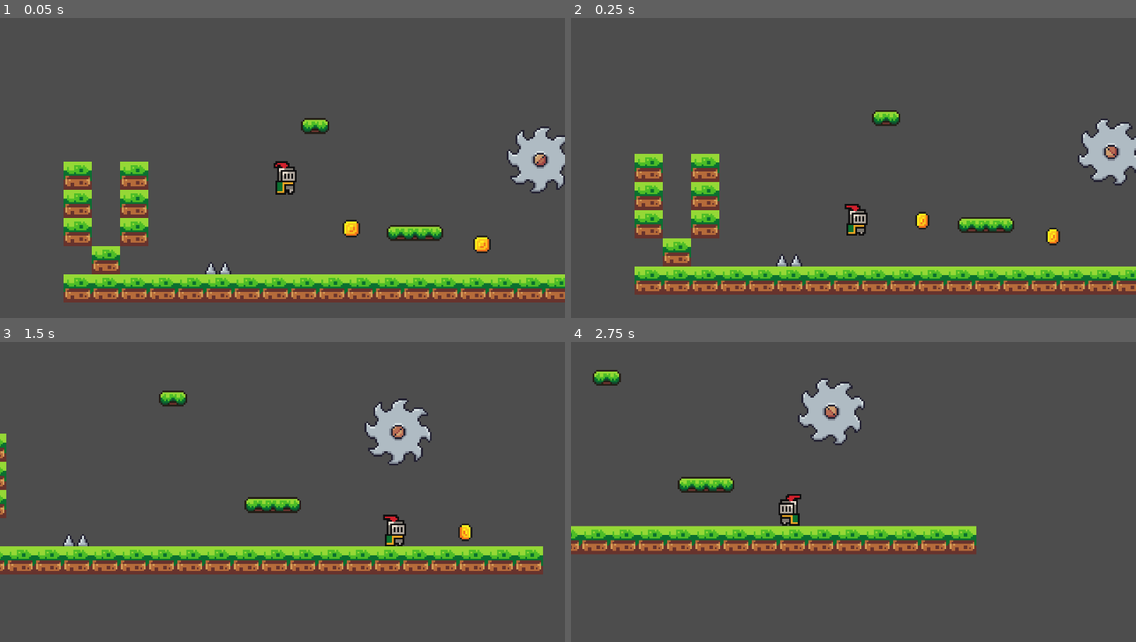
Above: before the commit, frames 1-4 (two rows, left to right).
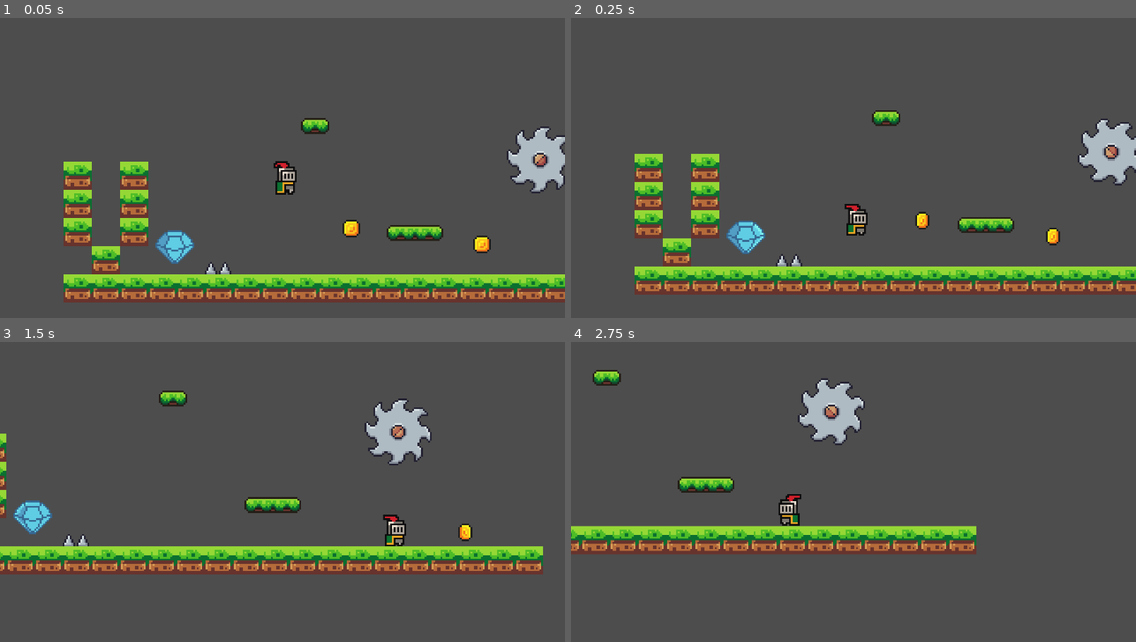
Above: after the commit, the same moments.

Repository: Parth-Agrawal2412/knight_on_the_platform_Source_code
Game: Godot game, scene res://Scenes/game.tscn
Same seed, same stepped clock (60 frames per second), same inputs: the game is played once before the commit and once after it.
Inputs:
- Up to frame 1 (0.05 s): no input
- Up to frame 2 (0.25 s): no input
- Up to frame 3 (1.5 s): hold Right (Right) from 0.53 s (still down); tap Space (Jump) at 0.77 s
- Up to frame 4 (2.75 s): tap Space (Jump) at 1.52 s; release Right (Right) at 2.03 s; hold Left (Left) from 2.03 s (still down)

The runs differ from the first frame. In frame 1, 0.5% of the frame differs, in the area x 27-35%, y 70-82%; in frame 2, 0.5%; in frame 3, 0.5%; in frame 4, nothing differs.

Commit message:
Add Diamond

Diff:
--- /dev/null
+++ b/Scenes/diamond.tscn
@@ -0,0 +1,80 @@
+[gd_scene format=3 uid="uid://eggv1uftj0oa"]
+
+[ext_resource type="Script" uid="uid://dnthtgnlrt543" path="res://Scripts/coin.gd" id="1_tjcex"]
+[ext_resource type="Texture2D" uid="uid://cgfwt0gns47bk" path="res://Assets/diamond-sh.png" id="2_tjcex"]
+
+[sub_resource type="AtlasTexture" id="AtlasTexture_04a0d"]
+atlas = ExtResource("2_tjcex")
+region = Rect2(0, 0, 32, 32)
+
+[sub_resource type="AtlasTexture" id="AtlasTexture_xpe6a"]
+atlas = ExtResource("2_tjcex")
+region = Rect2(32, 0, 32, 32)
+
+[sub_resource type="AtlasTexture" id="AtlasTexture_vxitv"]
+atlas = ExtResource("2_tjcex")
+region = Rect2(64, 0, 32, 32)
+
+[sub_resource type="AtlasTexture" id="AtlasTexture_qt87u"]
+atlas = ExtResource("2_tjcex")
+region = Rect2(96, 0, 32, 32)
+
+[sub_resource type="AtlasTexture" id="AtlasTexture_drdxg"]
+atlas = ExtResource("2_tjcex")
+region = Rect2(128, 0, 32, 32)
+
+[sub_resource type="AtlasTexture" id="AtlasTexture_vn7gf"]
+atlas = ExtResource("2_tjcex")
+region = Rect2(160, 0, 32, 32)
+
+[sub_resource type="AtlasTexture" id="AtlasTexture_s617w"]
+atlas = ExtResource("2_tjcex")
+region = Rect2(192, 0, 32, 32)
+
+[sub_resource type="AtlasTexture" id="AtlasTexture_le2ed"]
+atlas = ExtResource("2_tjcex")
+region = Rect2(224, 0, 32, 32)
+
+[sub_resource type="SpriteFrames" id="SpriteFrames_ql73s"]
+animations = [{
+"frames": [{
+"duration": 1.0,
+"texture": SubResource("AtlasTexture_04a0d")
+}, {
+"duration": 1.0,
+"texture": SubResource("AtlasTexture_xpe6a")
+}, {
+"duration": 1.0,
+"texture": SubResource("AtlasTexture_vxitv")
+}, {
+"duration": 1.0,
+"texture": SubResource("AtlasTexture_qt87u")
+}, {
+"duration": 1.0,
+"texture": SubResource("AtlasTexture_drdxg")
+}, {
+"duration": 1.0,
+"texture": SubResource("AtlasTexture_vn7gf")
+}, {
+"duration": 1.0,
+"texture": SubResource("AtlasTexture_s617w")
+}, {
+"duration": 1.0,
+"texture": SubResource("AtlasTexture_le2ed")
+}],
+"loop": 1,
+"name": &"default",
+"speed": 5.0
+}]
+
+[node name="Diamond" type="Area2D" unique_id=933766489]
+script = ExtResource("1_tjcex")
+
+[node name="CollisionPolygon2D" type="CollisionPolygon2D" parent="." unique_id=101587158]
+polygon = PackedVector2Array(-3, -5, -5, -3, -5, 3, -3, 5, 3, 5, 5, 3, 5, -3, 3, -5)
+
+[node name="AnimatedSprite2D" type="AnimatedSprite2D" parent="." unique_id=502013016]
+sprite_frames = SubResource("SpriteFrames_ql73s")
+autoplay = "default"
+
+[connection signal="body_entered" from="." to="." method="_on_body_entered"]
--- a/Scenes/game.tscn
+++ b/Scenes/game.tscn
@@ -8,6 +8,7 @@
 [ext_resource type="PackedScene" uid="uid://di6yad0i43mhw" path="res://Scenes/one_way_platform.tscn" id="6_i6g32"]
 [ext_resource type="PackedScene" uid="uid://d3warworf3q7u" path="res://Scenes/moving_platform.tscn" id="7_1l0tm"]
 [ext_resource type="PackedScene" uid="uid://cm5noef88lk3e" path="res://Scenes/saw.tscn" id="8_v158k"]
+[ext_resource type="PackedScene" uid="uid://eggv1uftj0oa" path="res://Scenes/diamond.tscn" id="9_h4fw4"]
 
 [sub_resource type="TileSetAtlasSource" id="TileSetAtlasSource_bxopa"]
 texture = ExtResource("4_3dryh")
@@ -110,3 +111,6 @@
 
 [node name="Saw" parent="." unique_id=664013397 instance=ExtResource("8_v158k")]
 position = Vector2(270, 47)
+
+[node name="Diamond" parent="." unique_id=378534956 instance=ExtResource("9_h4fw4")]
+position = Vector2(63, 95)
Binary file added: Assets/diamond-sh.png
Not shown, added: Assets/diamond-sh.png.import
